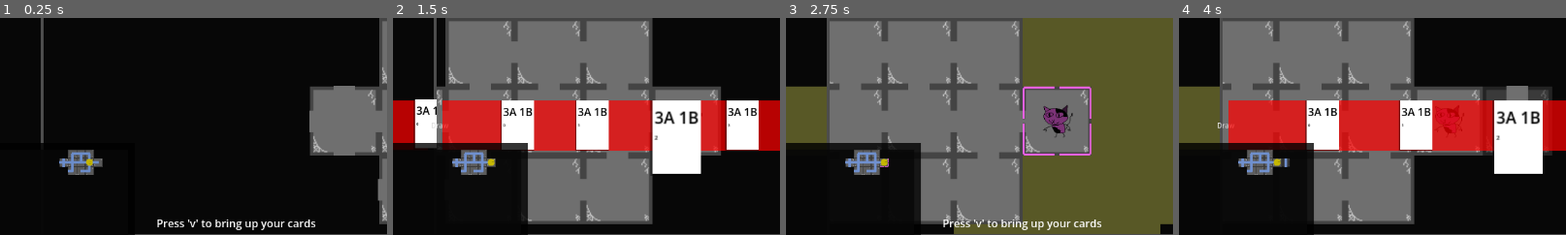
Above: before the commit, frames 1-4 (left to right).
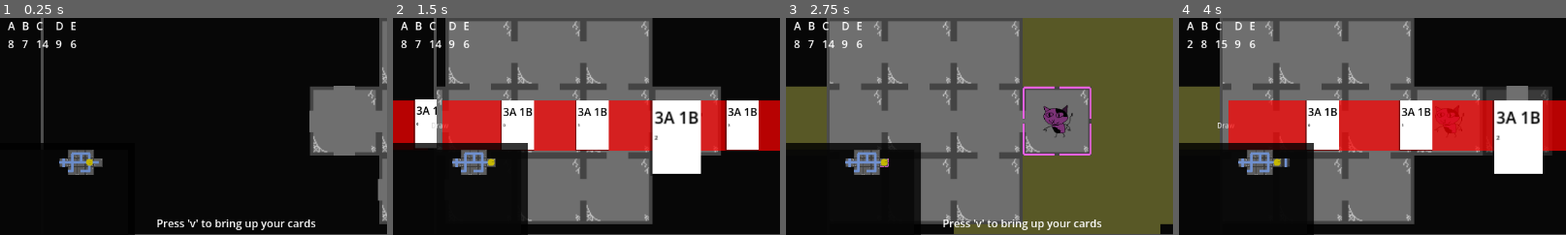
Above: after the commit, the same moments.

Repository: emrysshevek/gameganggame
Game: Godot game, scene res://scenes/GameScene.tscn
Two runs of this game, one before a commit and one after it. Both use one fixed random seed, a clock stepped at 60 frames per second and the inputs below.
Inputs (mouse positions are % of the whole screen's width and height, from its top left):
- Up to frame 1 (0.25 s): no input
- Up to frame 2 (1.5 s): tap V (debug_v) at 0.5, 1.25 s; move the mouse to (72, 45) at 0.52 s; hold D (move_right) 0.53-1.25 s; tap G (discard) at 0.6 s; click (72, 45) at 0.67 s; drag from (30, 55) to (45, 70) at 1.27 s
- Up to frame 3 (2.75 s): tap V (debug_v) at 2 s; move the mouse to (60, 28) at 2.02 s; hold D (move_right) from 2.03 s (still down); tap C (toggle_cursor) at 2.1 s
- Up to frame 4 (4 s): release D (move_right) at 2.75 s; tap V (debug_v) at 2.75, 3.5 s; drag from (45, 70) to (20, 35) at 2.77 s; move the mouse to (80, 65) at 3.52 s; hold A (move_left) from 3.53 s (still down); tap Alt at 3.6 s
The pictures show only the part of the screen within x 45-94%, y 0-50%; the shares and areas given below are measured in that part.

The runs differ from the first frame. In frame 1, 0.4% of the frame differs, in the area x 2-20%, y 1-14%; in frame 2, 0.4%; in frame 3, 0.4%; in frame 4, 0.4%.

Commit message:
Implement update functionality, verify test, and add display to main game scene

Diff:
--- /dev/null
+++ b/creature_values/ValueItem.tscn
@@ -0,0 +1,12 @@
+[gd_scene format=3 uid="uid://c06to58s7vdgr"]
+
+[ext_resource type="Script" uid="uid://c3yfssfvnuvip" path="res://creature_values/value_item.gd" id="1_xoppg"]
+
+[node name="ValueItem" type="VBoxContainer" unique_id=1360621311]
+script = ExtResource("1_xoppg")
+
+[node name="ValueNameLabel" type="Label" parent="." unique_id=572465448]
+layout_mode = 2
+
+[node name="ValueQuantityLabel" type="Label" parent="." unique_id=861471034]
+layout_mode = 2
--- a/scenes/ValueManager.tscn
+++ b/creature_values/ValueManager.tscn
@@ -1,6 +1,6 @@
 [gd_scene format=3 uid="uid://ck6os832o7j48"]
 
-[ext_resource type="Script" uid="uid://db0lgta8equuu" path="res://scenes/value_manager.gd" id="1_hjgeb"]
+[ext_resource type="Script" uid="uid://db0lgta8equuu" path="res://creature_values/value_manager.gd" id="1_hjgeb"]
 
 [node name="ValueManager" type="Node" unique_id=323409287]
 script = ExtResource("1_hjgeb")
--- /dev/null
+++ b/creature_values/ValuesViewer.tscn
@@ -0,0 +1,25 @@
+[gd_scene format=3 uid="uid://xoqfnqg446ge"]
+
+[ext_resource type="PackedScene" uid="uid://c06to58s7vdgr" path="res://creature_values/ValueItem.tscn" id="1_bjw1m"]
+
+[node name="ValuesViewer" type="HBoxContainer" unique_id=807887508]
+theme_override_constants/separation = 10
+
+[node name="Adaptability" parent="." unique_id=1360621311 instance=ExtResource("1_bjw1m")]
+layout_mode = 2
+
+[node name="Bravery" parent="." unique_id=37264662 instance=ExtResource("1_bjw1m")]
+layout_mode = 2
+target_value = 1
+
+[node name="Curiosity" parent="." unique_id=409506781 instance=ExtResource("1_bjw1m")]
+layout_mode = 2
+target_value = 2
+
+[node name="Dependability" parent="." unique_id=1087113627 instance=ExtResource("1_bjw1m")]
+layout_mode = 2
+target_value = 3
+
+[node name="Empathy" parent="." unique_id=830271398 instance=ExtResource("1_bjw1m")]
+layout_mode = 2
+target_value = 4
--- /dev/null
+++ b/creature_values/_ValuesViewerTest.tscn
@@ -0,0 +1,15 @@
+[gd_scene format=3 uid="uid://yx5i1iyi4uge"]
+
+[ext_resource type="Script" uid="uid://dac642oxkkd1j" path="res://creature_values/_values_viewer_test.gd" id="1_c56l5"]
+[ext_resource type="PackedScene" uid="uid://ck6os832o7j48" path="res://creature_values/ValueManager.tscn" id="1_fw0k8"]
+[ext_resource type="PackedScene" uid="uid://xoqfnqg446ge" path="res://creature_values/ValuesViewer.tscn" id="2_c56l5"]
+
+[node name="ValuesViewerTest" type="Control" unique_id=723760535]
+layout_mode = 3
+anchors_preset = 0
+script = ExtResource("1_c56l5")
+
+[node name="ValueManager" parent="." unique_id=323409287 instance=ExtResource("1_fw0k8")]
+
+[node name="ValuesViewer" parent="." unique_id=1422545383 instance=ExtResource("2_c56l5")]
+layout_mode = 0
--- /dev/null
+++ b/creature_values/_values_viewer_test.gd
@@ -0,0 +1,21 @@
+class_name ValuesViewerTest
+extends Control
+
+
+var _input_manager: PlayerInputManager
+
+var _value_manager: ValueManager
+
+
+func _ready() -> void:
+	_input_manager = InputManager.get_player_input_manager(0)
+	_value_manager = Utils.try_get_value_manager()
+
+
+func _process(_delta: float) -> void:
+	# Test - bind MOVE_LEFT to use random value
+	if _input_manager.is_action_just_released(Model.Action.MOVE_LEFT):
+		_value_manager.use_value(Utils.get_random_value())
+	# Test - bind MOVE_RIGHT to gain random value
+	if _input_manager.is_action_just_released(Model.Action.MOVE_RIGHT):
+		_value_manager.gain_value(Utils.get_random_value())
--- /dev/null
+++ b/creature_values/value_item.gd
@@ -0,0 +1,27 @@
+class_name ValueItem
+extends VBoxContainer
+
+
+@export
+var target_value: Model.CreatureValue
+
+var _value_name_label: Label
+var _value_quantity_label: Label
+
+var _value_manager: ValueManager
+
+
+func _ready() -> void:
+	_value_name_label = $ValueNameLabel
+	_value_quantity_label = $ValueQuantityLabel
+	_value_manager = Utils.try_get_value_manager()
+
+	_value_name_label.text = Utils.value_to_string(target_value)[0]
+	_value_quantity_label.text = str(_value_manager.get_value(target_value))
+
+	Events.value_changed.connect(_on_value_changed)
+
+
+func _on_value_changed(value: Model.CreatureValue):
+	if value == target_value:
+		_value_quantity_label.text = str(_value_manager.get_value(target_value))
--- a/scenes/value_manager.gd
+++ b/creature_values/value_manager.gd
@@ -1,29 +1,18 @@
 class_name ValueManager
 extends Node
 
-#region Signals
-signal creature_value_increased(which_value, amount)
-signal creature_value_decreased(which_value, amount)
-signal creature_values_reduced()
-signal creature_values_cleared()
-#endregion
-
 
 #region Properties
-static var _creature_values: Array[Model.CreatureValue] = [0,0,0,0,0]
-static var _reserved_values: Array[Model.CreatureValue] = [0,0,0,0,0]
-static var _value_names: Array[String] = [
-	"adaptability",
-	"bravery",
-	"curiosity",
-	"dependability",
-	"empathy",
-]
+static var _creature_values: Dictionary[Model.CreatureValue, int] = {}
+static var _reserved_values: Dictionary[Model.CreatureValue, int] = {}
 #endregion
 
 
 #region Public Methods
 func _ready() -> void:
+	for i in range(Config.CREATURE_VALUE_COUNT):
+		_creature_values[i as Model.CreatureValue] = 0
+		_reserved_values[i as Model.CreatureValue] = 0
 	add_to_group(Config.VALUE_MANAGER_GROUP)
 
 
@@ -33,7 +22,9 @@
 
 func gain_value(value: Model.CreatureValue, quantity: int = 1) -> void:
 	_increase_value(value, quantity)
-	print("added " + str(quantity) + " " + Model.CreatureValue.keys()[value])
+	print('added %d %s' % [
+		quantity, Utils.value_to_string(value)
+	])
 
 
 func reserve_value(value: Model.CreatureValue, quantity: int = 1) -> bool:
@@ -65,35 +56,40 @@
 	var next_value = _get_next_value(value)
 	_decrease_value(value, quantity)
 	_increase_value(next_value, quantity)
+	print('transformed %d %s into %d %s' % [
+		quantity, Utils.value_to_string(value),
+		quantity, Utils.value_to_string(next_value)
+	])
 	return true
 #endregion
 
 
 #region Private Methods
 func _get_next_value(which_value: Model.CreatureValue) -> Model.CreatureValue:
-	return (which_value + 1) % len(_creature_values)
+	var next_value = (which_value + 1) % Config.CREATURE_VALUE_COUNT
+	return next_value as Model.CreatureValue
 
 
 func _increase_value(which_value: Model.CreatureValue, amount: int) -> int:
 	_creature_values[which_value] += amount
-	creature_value_increased.emit(_creature_values[which_value], amount)
+	Events.value_changed.emit(which_value)
 	return _creature_values[which_value]
 
 
 func _decrease_value(which_value: Model.CreatureValue, amount: int) -> int:
 	_creature_values[which_value] -= amount
-	creature_value_decreased.emit(which_value, amount)
+	Events.value_changed.emit(which_value)
 	return _creature_values[which_value]
 
 
 func reduce_values() -> void:
-	for i in len(_creature_values):
+	for i in Config.CREATURE_VALUE_COUNT:
 		_creature_values[i] /= 2
-	creature_values_reduced.emit()
+		Events.value_changed.emit(i as Model.CreatureValue)
 
 
 func clear_values() -> void:
-	for i in len(_creature_values):
+	for i in Config.CREATURE_VALUE_COUNT:
 		_creature_values[i] = 0
-	creature_values_cleared.emit()
+		Events.value_changed.emit(i as Model.CreatureValue)
 #endregion
--- a/global/Events.gd
+++ b/global/Events.gd
@@ -1,4 +1,8 @@
 extends Node
+
+#region Creature Value
+signal value_changed(_value: Model.CreatureValue)
+#endregion
 
 #region Card
 signal card_played(_card: Card)
--- a/global/config.gd
+++ b/global/config.gd
@@ -3,6 +3,7 @@
 
 
 const MAX_PLAYER_COUNT = 4
+const CREATURE_VALUE_COUNT = len(Model.CreatureValue)
 
 const VALUE_MANAGER_GROUP = 'value_manager'
 const GRID_MANAGER_GROUP = 'grid_manager'
--- a/global/utils.gd
+++ b/global/utils.gd
@@ -1,11 +1,20 @@
 ## Utils autoload
 extends Node
+
+
+func value_to_string(value: Model.CreatureValue) -> String:
+	return Model.CreatureValue.keys()[value]
+
+
+func get_random_value() -> Model.CreatureValue:
+	return randi() % len(Model.CreatureValue) as Model.CreatureValue
 
 
 func try_get_value_manager() -> ValueManager:
 	var v_list = get_tree().get_nodes_in_group(Config.VALUE_MANAGER_GROUP)
 	return v_list[0] if len(v_list) > 0 else null
 
+
 func try_get_grid_man() -> GridManager:
 	var v_list = get_tree().get_nodes_in_group(Config.GRID_MANAGER_GROUP)
 	return v_list[0] if len(v_list) > 0 else null
--- a/scenes/GameScene.tscn
+++ b/scenes/GameScene.tscn
@@ -1,8 +1,9 @@
 [gd_scene format=3 uid="uid://drvp6l1arplgr"]
 
 [ext_resource type="Script" uid="uid://o1a5lvw41j55" path="res://scenes/game_scene.gd" id="1_xy3my"]
-[ext_resource type="PackedScene" uid="uid://ck6os832o7j48" path="res://scenes/ValueManager.tscn" id="2_18ig4"]
+[ext_resource type="PackedScene" uid="uid://ck6os832o7j48" path="res://creature_values/ValueManager.tscn" id="2_18ig4"]
 [ext_resource type="PackedScene" uid="uid://dxpo0yea3rw7f" path="res://scenes/origin_viewport.tscn" id="2_cxv17"]
+[ext_resource type="PackedScene" uid="uid://xoqfnqg446ge" path="res://creature_values/ValuesViewer.tscn" id="4_18ig4"]
 
 [node name="GameScene" type="Node2D" unique_id=408761751 node_paths=PackedStringArray("player_areas", "origin_viewport")]
 script = ExtResource("1_xy3my")
@@ -22,6 +23,17 @@
 anchor_bottom = 1.0
 grow_horizontal = 2
 grow_vertical = 2
+
+[node name="ValuesViewer" parent="PlayerAreas/Control" unique_id=807887508 instance=ExtResource("4_18ig4")]
+z_index = 5
+layout_mode = 1
+anchors_preset = 5
+anchor_left = 0.5
+anchor_right = 0.5
+offset_left = -10.5
+offset_right = 10.5
+offset_bottom = 50.0
+grow_horizontal = 2
 
 [node name="VBoxContainer" type="VBoxContainer" parent="PlayerAreas/Control" unique_id=607298520]
 layout_mode = 1
Not shown, added: creature_values/_values_viewer_test.gd.uid
Not shown, added: creature_values/value_item.gd.uid
Renamed: scenes/value_manager.gd.uid -> creature_values/value_manager.gd.uid
